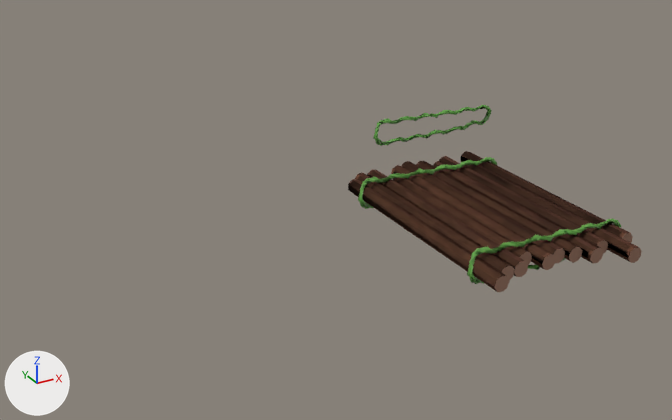
Renders of the Blender file IslandPrefabs/Floatable.blend from each side of a commit.
Camera for both pictures: a camera (50 mm lens) standing at (-11.1, -30.5, 16.7) and looking at (7.2, 2.9, 0.0). Every picture has the same lights, and +X, +Y and +Z are marked at lower left.

The first picture shows 'GenericFlaxRope', 'RaftType1'.
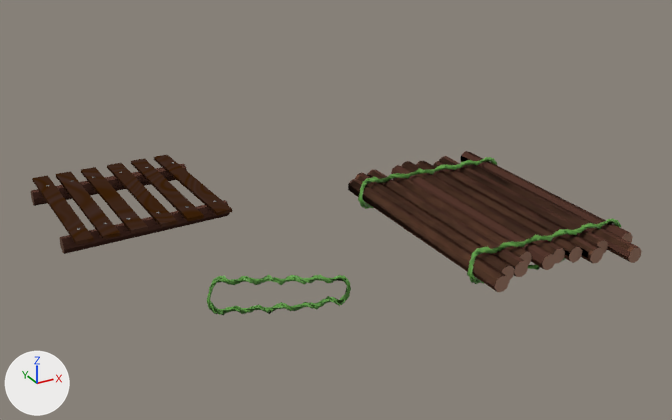
Where the newer file only moved an object's origin or applied its transform, the numbers keep the older frame.

What differs and where, as boxes (x1, y1, x2, y2) in the pictures (672 x 420 px):
'RaftType2', added: after (31, 155, 232, 254)
    faces in mat_darkwood_009: (32, 158, 204, 245)
    faces in mat_darkwood_006: (107, 155, 232, 227)
    faces in mat_material: (31, 164, 230, 254)
    faces in mat_darkwood_007: (56, 171, 120, 239)
    faces in mat_darkwood_001: (81, 167, 148, 233)
'GenericFlaxRope', reshaped (21% wider): before (373, 105, 492, 146); after (207, 274, 351, 315)

What changed in the scene script:
```text
Add mat_darkwood_007:
    mat_darkwood_007 = bpy.data.materials.new('DarkWood.007')
    # nodes: BsdfToon, OutputMaterial, TexNoise, TexVoronoi, TexWhiteNoise, ValToRGB
    # colours: brown #512f0f, brown #593e34
Add mat_nail_001:
    mat_nail_001 = bpy.data.materials.new('Nail.001')
    mat_nail_001.use_nodes = True; mat_nail_001.node_tree.nodes.clear()
    _N = mat_nail_001.node_tree.nodes; _L = mat_nail_001.node_tree.links
    n0 = _N.new('ShaderNodeOutputMaterial'); n0.name = 'Material Output'
    n1 = _N.new('ShaderNodeBsdfToon'); n1.name = 'Toon BSDF'
    n1.inputs[0].default_value = (0.138, 0.138, 0.138, 1.0)  # 'Color', dark grey #686868
    _L.new(n1.outputs[0], n0.inputs[0])  # 'BSDF' to 'Surface'
Add mat_darkwood_006:
    mat_darkwood_006 = bpy.data.materials.new('DarkWood.006')
    # nodes: BsdfToon, OutputMaterial, TexNoise, TexVoronoi, TexWhiteNoise, ValToRGB
    # colours: brown #512f0f, brown #593e34
Add mat_darkwood_001:
    mat_darkwood_001 = bpy.data.materials.new('DarkWood.001')
    # nodes: BsdfToon, OutputMaterial, TexNoise, TexVoronoi, TexWhiteNoise, ValToRGB
    # colours: brown #512f0f, brown #593e34
Add mat_darkwood_009:
    mat_darkwood_009 = bpy.data.materials.new('DarkWood.009')
    # nodes: BsdfToon, OutputMaterial, TexNoise, TexVoronoi, TexWhiteNoise, ValToRGB
    # colours: brown #512f0f, brown #593e34
Add mat_material:
    mat_material = bpy.data.materials.new('Material')
    mat_material.use_nodes = True; mat_material.node_tree.nodes.clear()
    _N = mat_material.node_tree.nodes; _L = mat_material.node_tree.links
    n0 = _N.new('ShaderNodeOutputMaterial'); n0.name = 'Material Output'
    n1 = _N.new('ShaderNodeBsdfToon'); n1.name = 'Toon BSDF'
    n1.inputs[0].default_value = (0.0612, 0.0262, 0.0185, 1.0)  # 'Color', brown #462d25
    _L.new(n1.outputs[0], n0.inputs[0])  # 'BSDF' to 'Surface'
Change me_circle_001:
    where me_circle_001.from_pydata(...)  # 386 vertices, 739 faces; spans x -31.0..0.6, y -0.7..1.8, z -11.4..3.1
    used by ob_genericflaxrope; location = (21.76, 10.82, 0.44); scale = (0.252, 0.261, 0.103)
    me_circle_001 part 1: the whole mesh is multiplied about its middle by the matrix ((0.59, 0.322, 0.0), (-0.24, 0.735, 0.0), (0.0, 0.0, 1.0)), then moved by (-66.7, -57.3, 7.5)
Add me_circle_002:
    me_circle_002.from_pydata(...)  # 130 vertices, 82 faces; spans x -7.7..3.7, y -23.0..20.2, z -9.8..60.5
    # faces by material slot: [1, 4, 29, 6, 12, 12, 6, 12]
    me_circle_002.materials.append(mat_logmaterial)
    me_circle_002.materials.append(mat_insidetreepart)
    me_circle_002.materials.append(mat_material)
    me_circle_002.materials.append(mat_darkwood_007)
    me_circle_002.materials.append(mat_darkwood_009)
    me_circle_002.materials.append(mat_darkwood_006)
    me_circle_002.materials.append(mat_darkwood_001)
    me_circle_002.materials.append(mat_nail_001)
Add ob_rafttype2:
    ob_rafttype2 = bpy.data.objects.new('RaftType2', me_circle_002)
    ob_rafttype2.location = (-0.86, 4.0, 0.64)
    ob_rafttype2.rotation_euler = (0.0791, -1.257, -1.654)  # degrees (4.5, -72, -95)
    ob_rafttype2.scale = (0.252, 0.164, 0.103)
```
